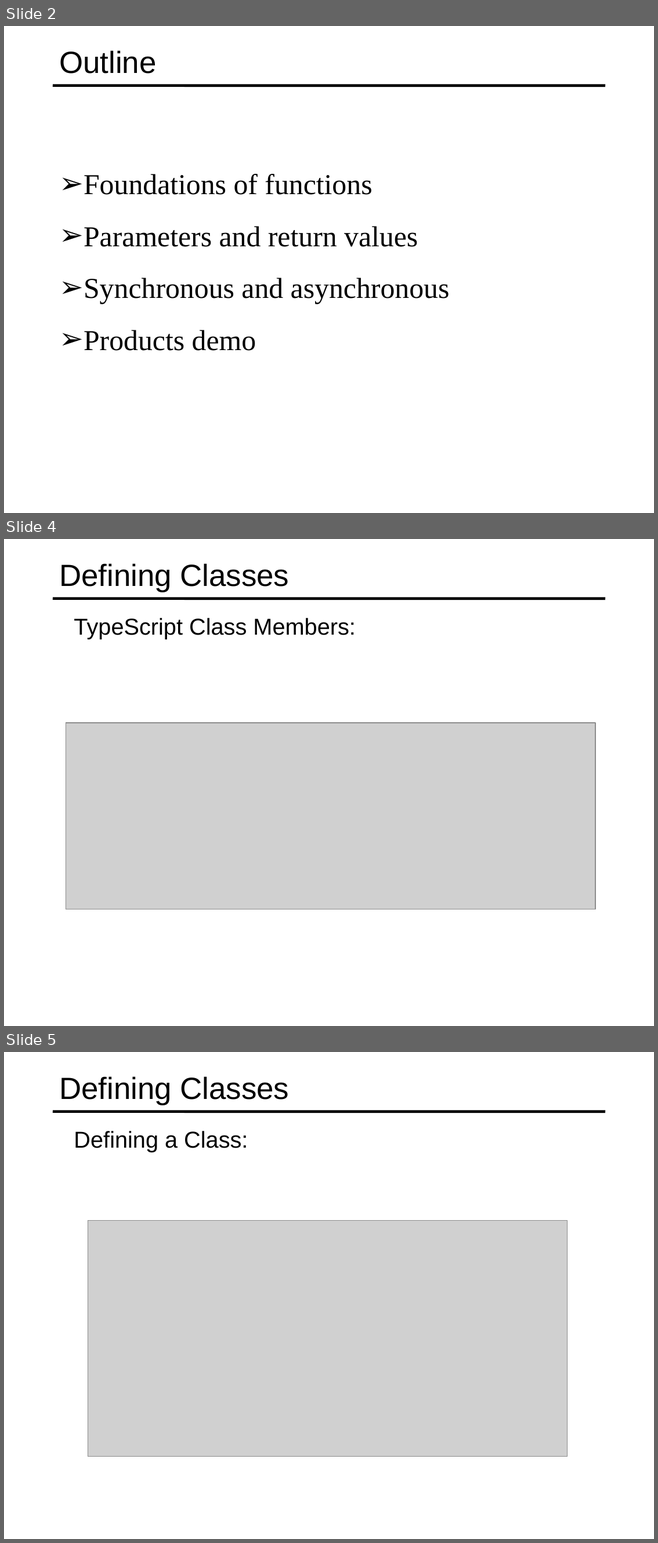
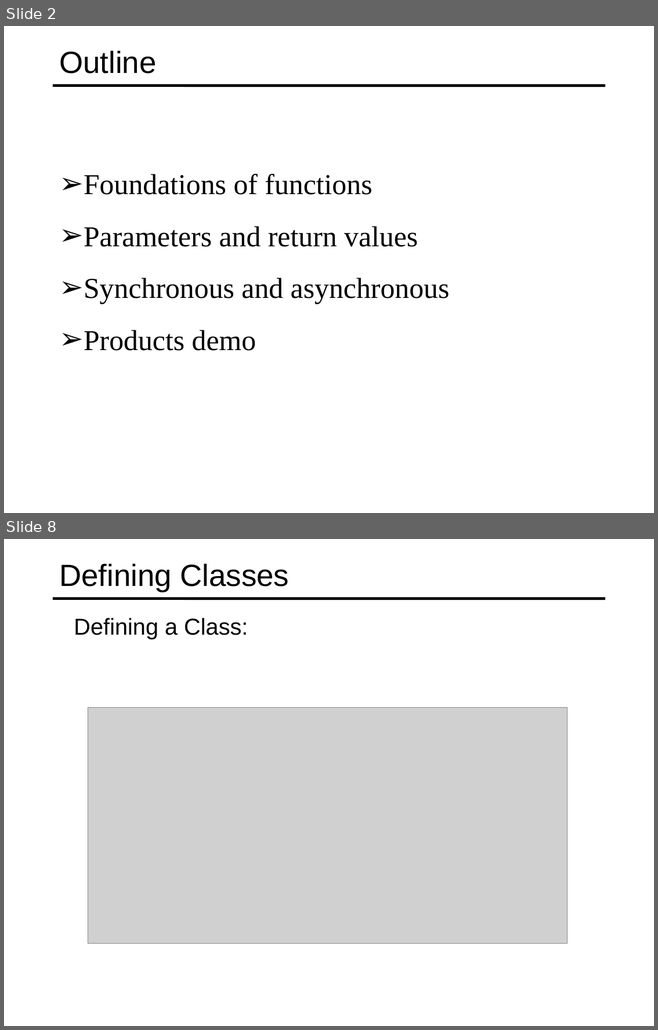
Before and after one commit to specter01wj/Jago_Link_Training, a slide deck: Angular/Angular12/TypeScript Fundamentals/3-Creating-And-Using-Functions/L3_Classes and Interfaces.ppt. Shown one above the other, each under a label of ours: slides 2, 4 and 5 before the commit, slides 2 and 8 after it; the slides between them are not shown. The pictures are 658x1543 and 658x1030 pixels, drawn with LibreOffice and Linux fonts; fonts in the diff are those of the drawing; grey boxes stand for pictures. Boxes give left, top, right and bottom in pixels: in the first picture for what was removed or moved away, otherwise in the second. Text is boxed around its words. In the diff, an @@ line names an element or a change of style, - is before the commit and + after.

```diff
--- a/Angular/Angular12/TypeScript Fundamentals/3-Creating-And-Using-Functions/L3_Classes and Interfaces.ppt
+++ b/Angular/Angular12/TypeScript Fundamentals/3-Creating-And-Using-Functions/L3_Classes and Interfaces.ppt
@@ slide 4 removed at <box>4,539,654,1026</box>, background #FFFFFF; not listed: 1 template element that a slide beside it also shows @@
@@ title removed at <box>59,563,289,592</box> @@
-Defining Classes
@@ text removed at <box>74,618,355,639</box> @@
-  TypeScript Class Members:
@@ picture removed at <box>65,723,595,909</box> @@
@@ what was slide 5 is now slide 8 @@
```
Also in this commit, not shown: 5 slides added, 1 other slide removed.
